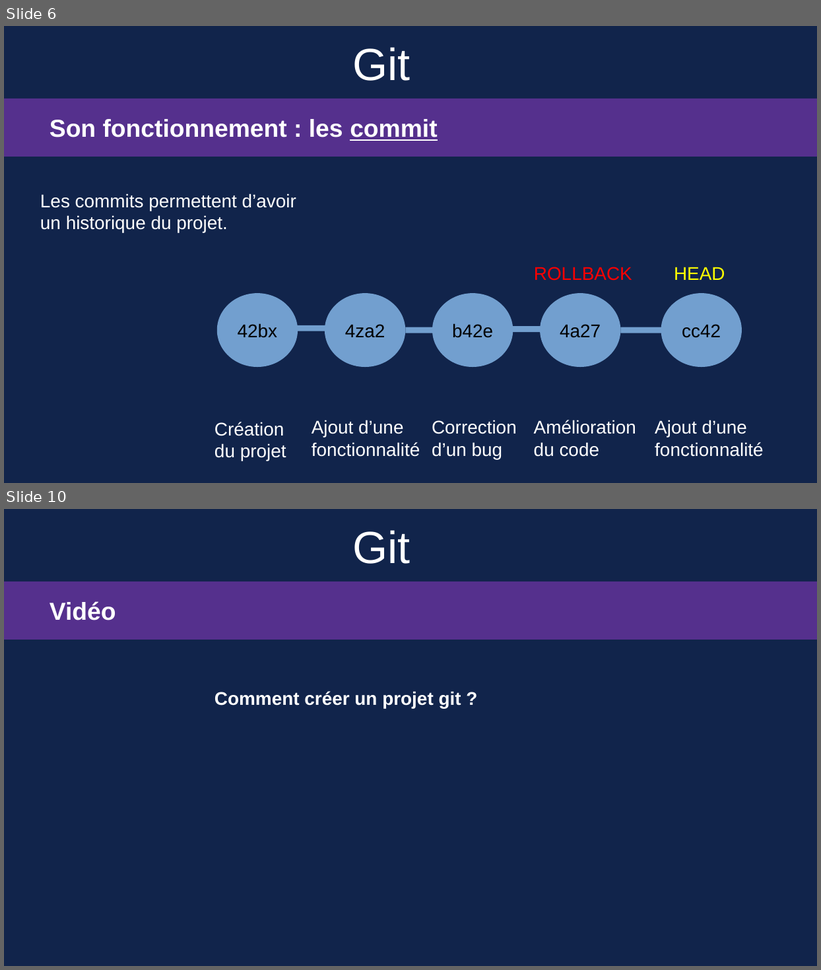
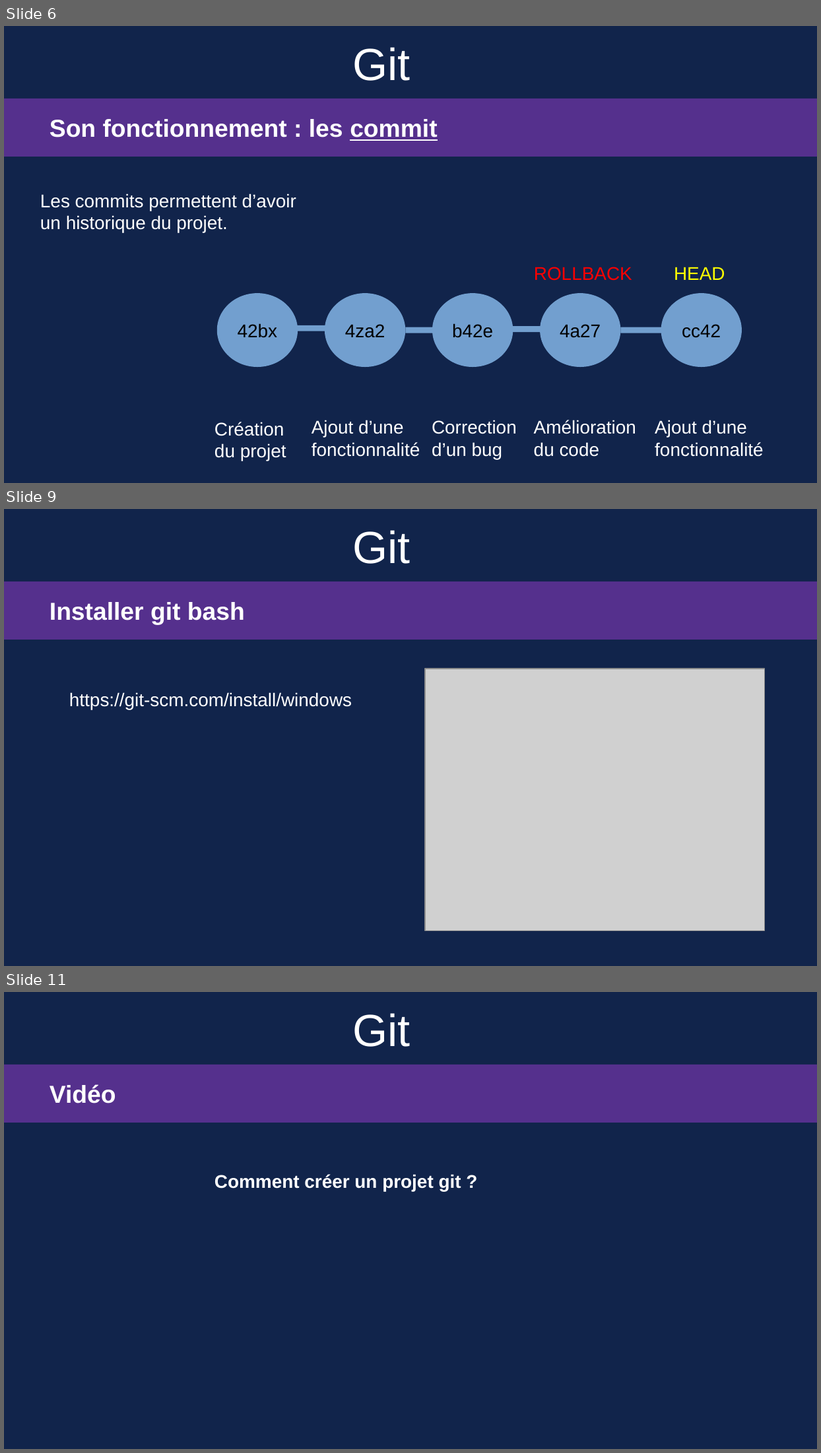
Before and after one commit to Sauvage89/guide_git, a slide deck: guide_git.odp. Shown one above the other, each under a label of ours: slides 6 and 10 before the commit, slides 6, 9 and 11 after it; the slides between them are not shown. The pictures are 821x970 and 821x1453 pixels, drawn with LibreOffice and Linux fonts; fonts in the diff are those of the drawing; grey boxes stand for pictures. Boxes give left, top, right and bottom in pixels: in the first picture for what was removed or moved away, otherwise in the second. Text is boxed around its words. In the diff, an @@ line names an element or a change of style, - is before the commit and + after.

```diff
--- a/guide_git.odp
+++ b/guide_git.odp
@@ slide 9 added at bbox=[4, 509, 817, 966], background #11244B @@
@@ title added at bbox=[352, 530, 410, 564], 44 pt, text #FFFFFF @@
+Git
@@ rectangle added at bbox=[4, 582, 817, 640], fill #55308D @@
@@ text added at bbox=[50, 602, 245, 625], 24 pt, text #FFFFFF, bold @@
+Installer git bash
@@ picture added at bbox=[425, 669, 765, 932] @@
@@ text added at bbox=[69, 692, 352, 710], 18 pt, text #FFFFFF @@
+https://git-scm.com/install/windows
@@ what was slide 10 is now slide 11 @@
```
Also in this commit, not shown: 2 slides changed, 1 other slide added.
